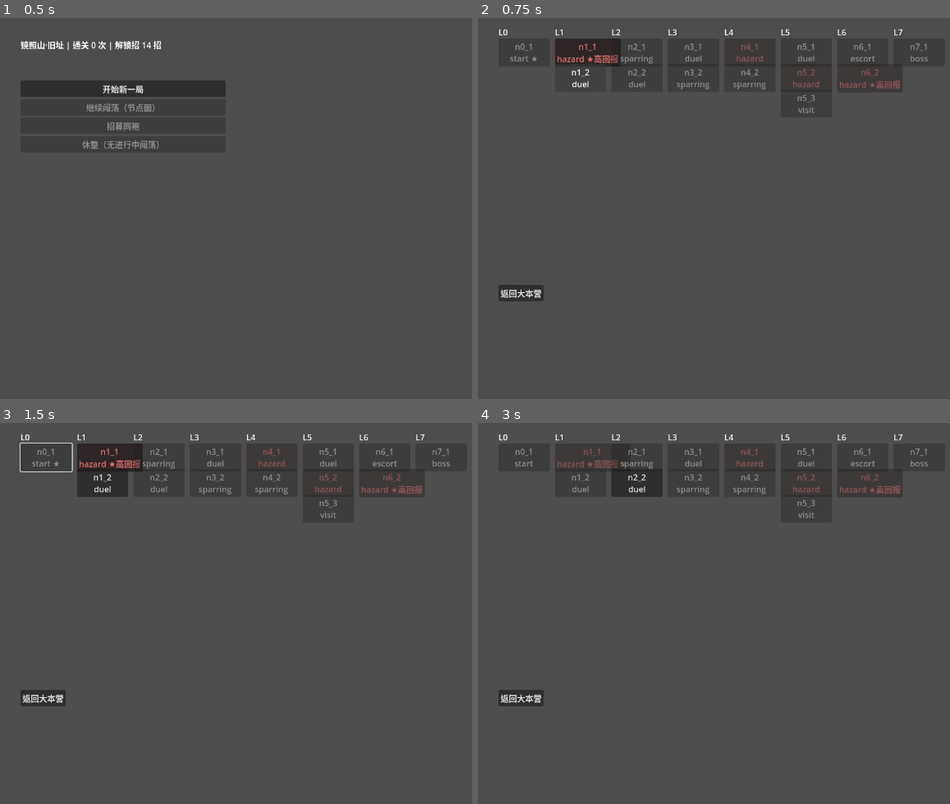
Above: before the commit, frames 1-4 (two rows, left to right).
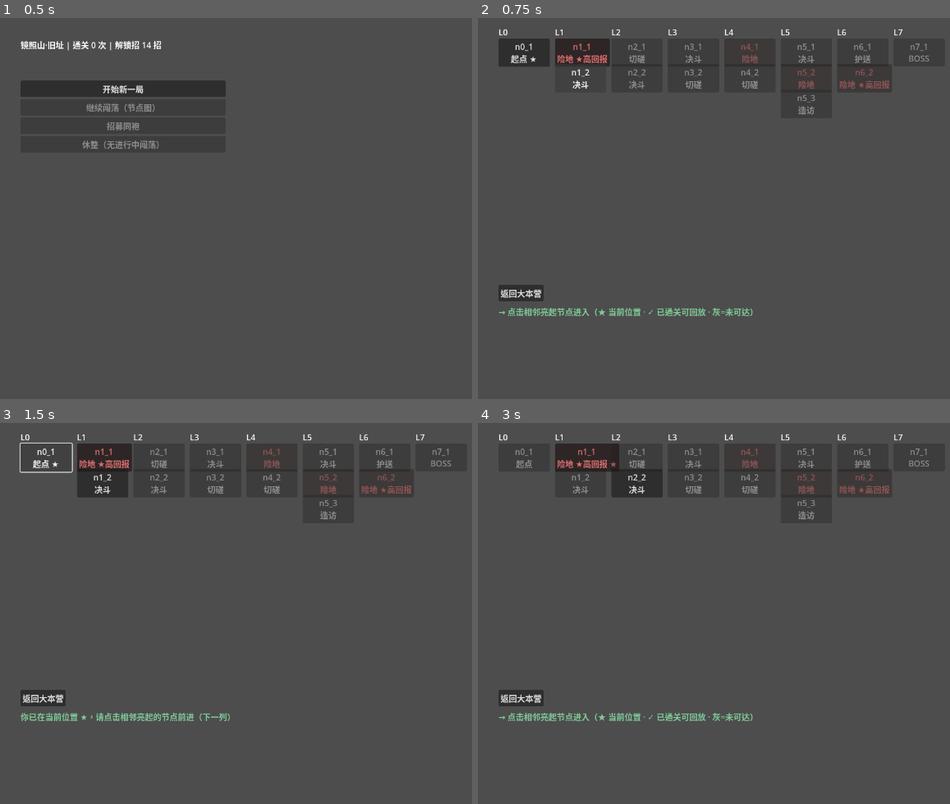
Above: after the commit, the same moments.

Repository: xieyj22/zhaizhao
Game: Godot game, scene res://src/scenes/hub/hub.tscn
Same seed, same stepped clock (60 frames per second), same inputs: the game is played once before the commit and once after it.
Inputs (mouse positions are in pixels of both pictures, inside the frame that each line leads up to):
- Up to frame 1 (0.5 s): no input
- Up to frame 2 (0.75 s): click "开始新一局" at 0.5 s
- Up to frame 3 (1.5 s): click (47, 457) at 1.25 s, where only the run after the commit has a clickable "n0_1 起点 ★"
- Up to frame 4 (3 s): click (586, 457) at 2 s, where only the run before the commit has a clickable "n1_1 hazard ★高回报"; click "撤退（本场不算）" at 2.75 s

Frame 1 is identical in both runs. In frame 2, 1.8% of the frame differs, in the area x 4-96%, y 5-79%; in frame 3, 1.8%; in frame 4, 1.7%.

Commit message:
ux(map): 节点中文标签 + 当前节点点击给引导 + 顶部提示行
玩家验收'开始新一局后玩不了 n0_1 start':n0_1 是起点(开局即在此★),不是可进入的关卡,
应点下一层(L1)亮起节点。此前当前节点灰掉反像'锁了'。改:
- 节点类型英文→中文(起点/决斗/切磋/险地/造访/护送/BOSS)
- 当前节点不再灰锁,点击→_hint 引导'请点击相邻亮起节点前进'(非静默)
- 顶部加引导行'→ 点击相邻亮起节点进入(★当前位置·✓可回放·灰=未可达)'
GUT 346/346 绿.

Diff:
--- a/src/scenes/map/map.gd
+++ b/src/scenes/map/map.gd
@@ -1,6 +1,7 @@
 extends Node2D
 ## 当前章节节点图（T4 §1）。M3 占位渲染（每层一列按钮）。
 var _layer: CanvasLayer
+var _hint: Label   # 引导/反馈行（玩家验收：点哪个节点不直观）
 
 func _ready() -> void:
 	# 修 bug：进图时若在 hub（current_node_id 空），定位到当前章 L0 起点，否则无节点可点。
@@ -26,7 +27,7 @@
 			var ty: String = m["nodes"][id]["type"]
 			var btn := Button.new()
 			btn.position = Vector2(x, 40 + (by_layer[l] as Array).find(id) * 50)
-			btn.text = "%s\n%s" % [id, ty]
+			btn.text = "%s\n%s" % [id, _type_label(ty)]
 			btn.custom_minimum_size = Vector2(100, 40)
 			# —— M3.5: 险地节点高亮 + reward_tier 标注（MG2 在险地打 t3_chance 标）——
 			if ty == "hazard":
@@ -40,15 +41,40 @@
 			var visited := RunFlow.is_visited(run, id)
 			if visited and id != run.current_node_id:
 				btn.text += " ✓"   # 已通关可回放
-			# 可点：DAG 前进可达，或已通关（回放）。当前节点无自环、不可点自己→disabled。
-			if RunFlow.can_advance_node(run, id) or (visited and id != run.current_node_id):
+			# 可点：当前节点（→提示，不灰锁不静默）/ DAG 前进可达 / 已通关回放；其余灰掉。
+			if id == run.current_node_id:
+				btn.pressed.connect(_on_current_clicked)
+			elif RunFlow.can_advance_node(run, id) or (visited and id != run.current_node_id):
 				btn.pressed.connect(_on_enter_node.bind(id))
 			else:
-				btn.disabled = true   # 含当前节点（★ 无自环，点了没反应→灰掉免困惑）
+				btn.disabled = true
 			_layer.add_child(btn)
 	var back := Button.new(); back.position = Vector2(40, 520); back.text = "返回大本营"
 	back.pressed.connect(func(): get_tree().change_scene_to_file("res://src/scenes/hub/hub.tscn"))
 	_layer.add_child(back)
+	# —— 引导/反馈行（玩家验收：点哪个节点不直观）——
+	_hint = Label.new()
+	_hint.position = Vector2(40, 560)
+	_hint.text = "→ 点击相邻亮起节点进入（★ 当前位置 · ✓ 已通关可回放 · 灰=未可达）"
+	_hint.add_theme_color_override("font_color", Color(0.5, 0.8, 0.6))
+	_layer.add_child(_hint)
+
+## 节点类型 → 中文标签（玩家验收：start/duel 等英文不直观）。
+func _type_label(ty: String) -> String:
+	match ty:
+		"start": return "起点"
+		"duel": return "决斗"
+		"sparring": return "切磋"
+		"hazard": return "险地"
+		"visit": return "造访"
+		"escort": return "护送"
+		"boss": return "BOSS"
+		_: return ty
+
+## 点当前节点（★）：不进战，给引导反馈（避免"点了没反应"或"灰锁看不懂"）。
+func _on_current_clicked() -> void:
+	if _hint != null:
+		_hint.text = "你已在当前位置 ★，请点击相邻亮起的节点前进（下一列）"
 
 func _on_enter_node(node_id: String) -> void:
 	var run := MetaSession.current_run
